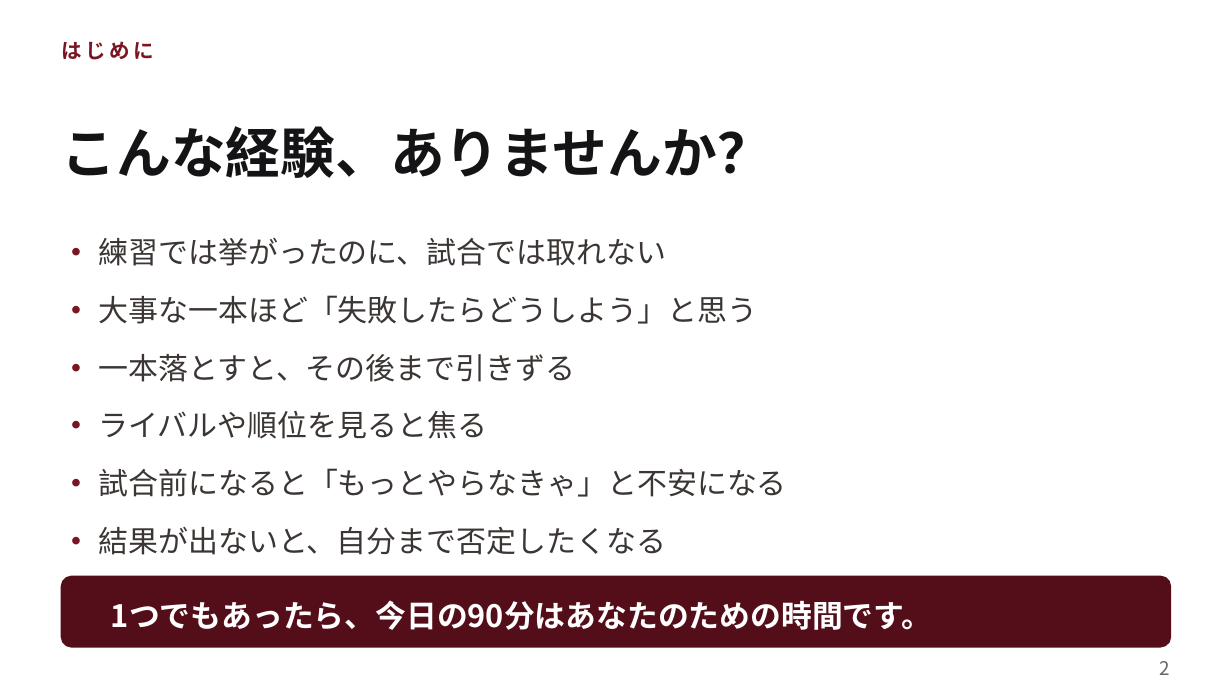
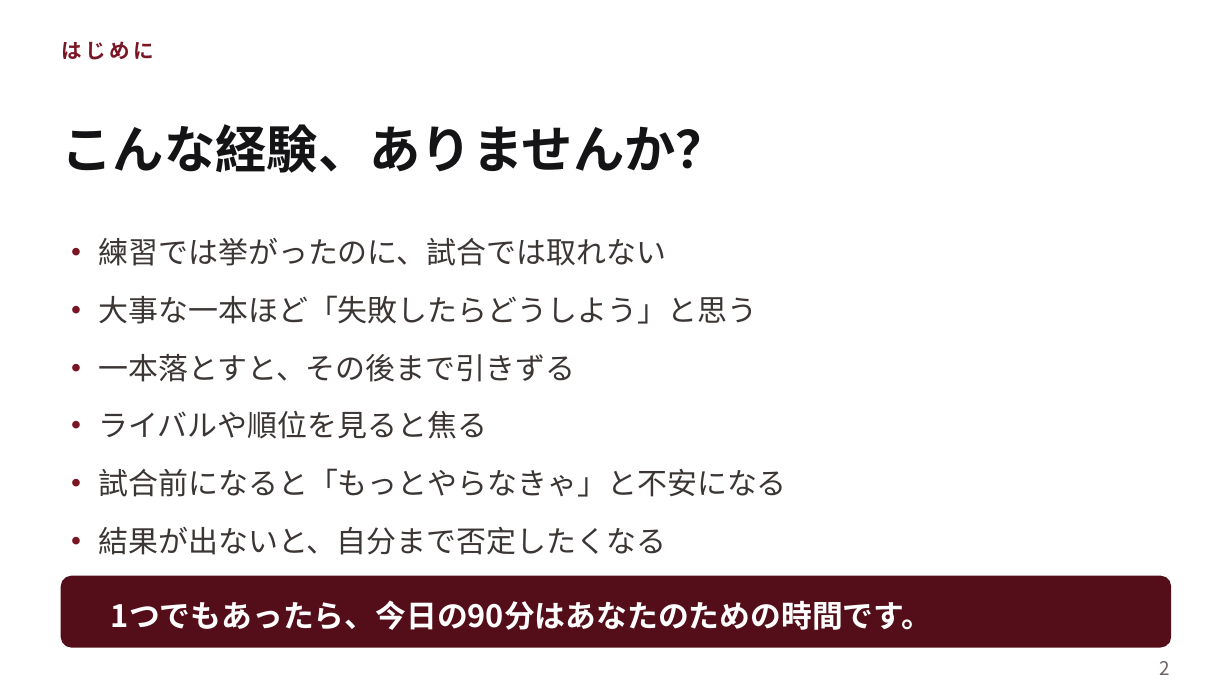
Before and after one commit to shiori0823/shiorin-trainer, a slide deck: slide 2 of seminar/seminar-dekita.pptx. Drawn at 1232x693 pixels with LibreOffice and Linux fonts; fonts in the diff are those of the drawing. Boxes give left, top, right and bottom in pixels: in the first picture for what was removed or moved away, otherwise in the second. Text is boxed around its words. In the diff, an @@ line names an element or a change of style, - is before the commit and + after.

```diff
--- a/seminar/seminar-dekita.pptx
+++ b/seminar/seminar-dekita.pptx
@@ text "こんな経験、ありませんか？" at (x1=62, y1=124, x2=728, y2=173): size 32 to 30 pt; line spacing 46.4pt to 43.5pt @@
```
Also in this commit, not shown: 2 other slides changed, 10 other files.
